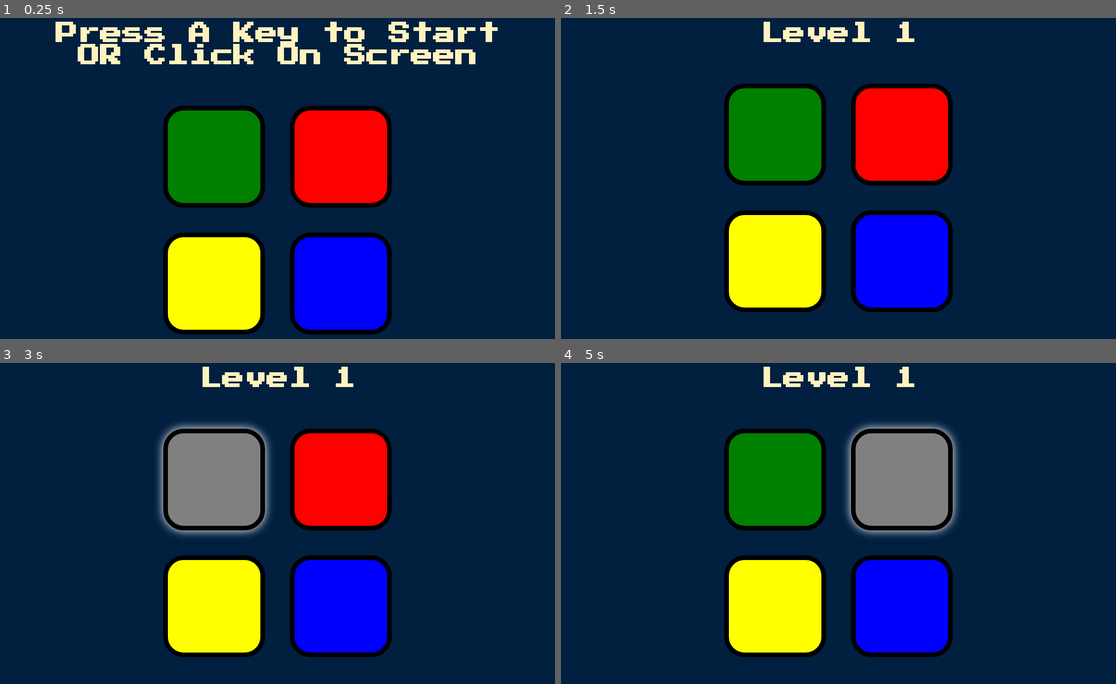
Above: before the commit, frames 1-4 (two rows, left to right).
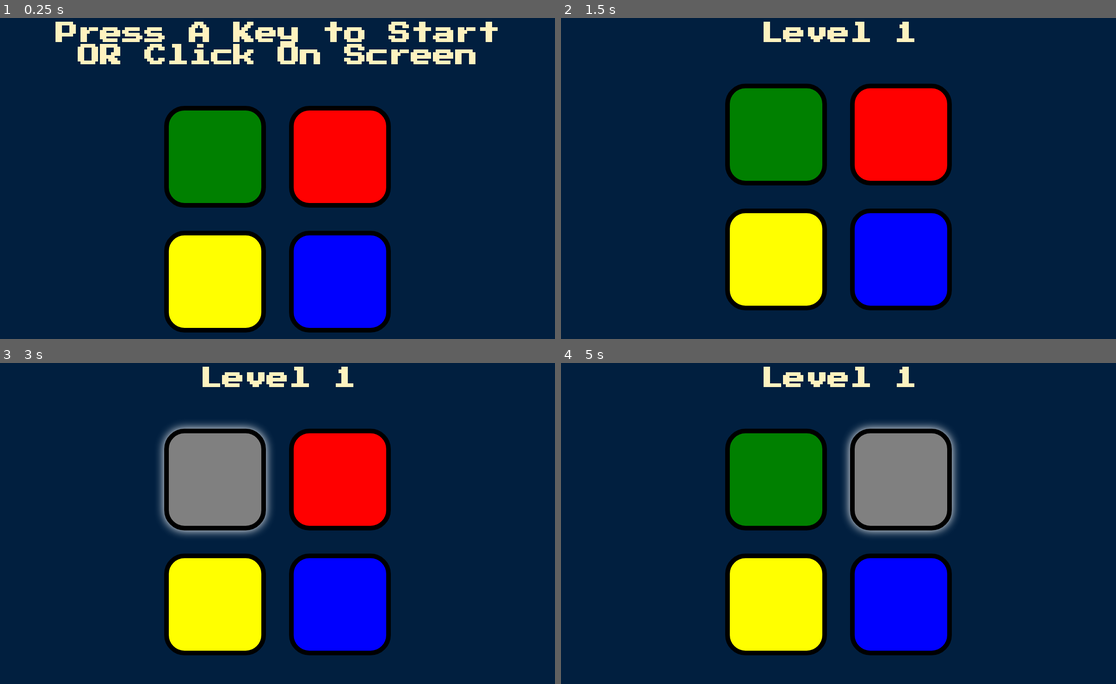
Above: after the commit, the same moments.

Repository: divyanshu-nagar/Simon-Game-Challenge-Starting-Files
Game: browser game, page index.html
Two runs of this game, one before a commit and one after it. Both use one fixed random seed, a clock stepped at 60 frames per second and the inputs below.
Inputs (mouse positions are in pixels of both pictures, inside the frame that each line leads up to; where the layout moved, square brackets give the same spot in the first picture):
- Up to frame 1 (0.25 s): no input
- Up to frame 2 (1.5 s): tap A at 0.27 s; click (838, 194) at 1.07 s; tap Space at 1.1 s; click (777, 258) [777, 261] at 1.27 s
- Up to frame 3 (3 s): tap Space at 1.6, 2.1, 2.6 s; click (233, 481) at 1.67 s; click (216, 478) at 1.87 s; click (321, 468) at 2.27 s; click (338, 603) [338, 606] at 2.47 s; click (310, 568) [310, 571] at 2.87 s
- Up to frame 4 (5 s): click (899, 478) at 3.07 s; tap Space every 0.5 s from 3.1 to 4.6 s; click (783, 584) at 3.47 s; click (899, 603) [899, 606] at 3.67 s; click (838, 452) [838, 456] at 4.07 s; click (777, 478) at 4.27 s; click (905, 526) at 4.67 s; click (899, 478) at 4.87 s

The runs differ from the first frame. In frame 1, 1.6% of the frame differs, in the area x 29-71%, y 27-99%; in frame 2, 1.6%; in frame 3, 1.6%, in the area x 29-71%, y 20-92%; in frame 4, 1.6%.

Commit message:
Responsive

Diff:
--- a/index.html
+++ b/index.html
@@ -3,6 +3,7 @@
 
 <head>
   <meta charset="utf-8">
+  <meta name="viewport" content="width=device-width, initial-scale=1">
   <title>Simon</title>
   <link rel="stylesheet" href="styles.css">
   <link href="https://fonts.googleapis.com/css?family=Press+Start+2P" rel="stylesheet">
--- a/styles.css
+++ b/styles.css
@@ -5,25 +5,27 @@
 
 #level-title {
   font-family: 'Press Start 2P', cursive;
-  font-size: 3rem;
+  font-size: clamp(1.5rem, 5vw, 3rem);
   margin:  5%;
   color: #FEF2BF;
 }
 
 .container {
   display: block;
-  width: 50%;
+  width: 100%;
+  max-width: 600px;
   margin: auto;
 
 }
 
 .btn {
-  margin: 25px;
+  margin: clamp(8px, 2.5vw, 25px);
   display: inline-block;
-  height: 200px;
-  width: 200px;
-  border: 10px solid black;
+  aspect-ratio: 1/1;
+  width: clamp(110px, 38vw, 220px);
+  border: clamp(5px, 1.5vw, 10px) solid black;
   border-radius: 20%;
+  box-sizing: border-box;
 }
 
 .game-over {
@@ -51,3 +53,8 @@
   box-shadow: 0 0 20px white;
   background-color: grey;
 }
+
+.row{
+  display: flex;
+  justify-content: center;
+}
